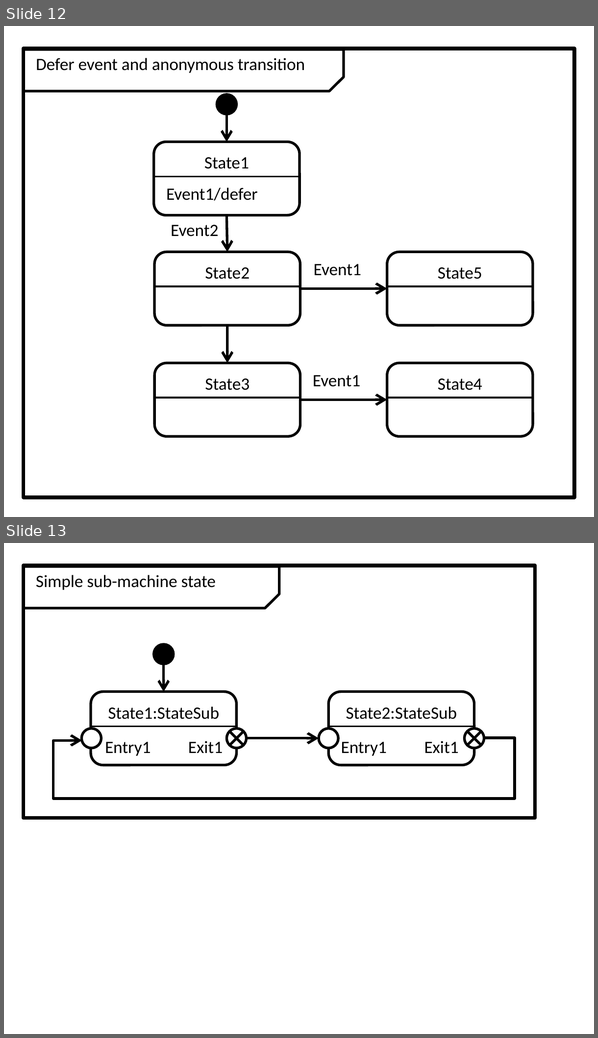
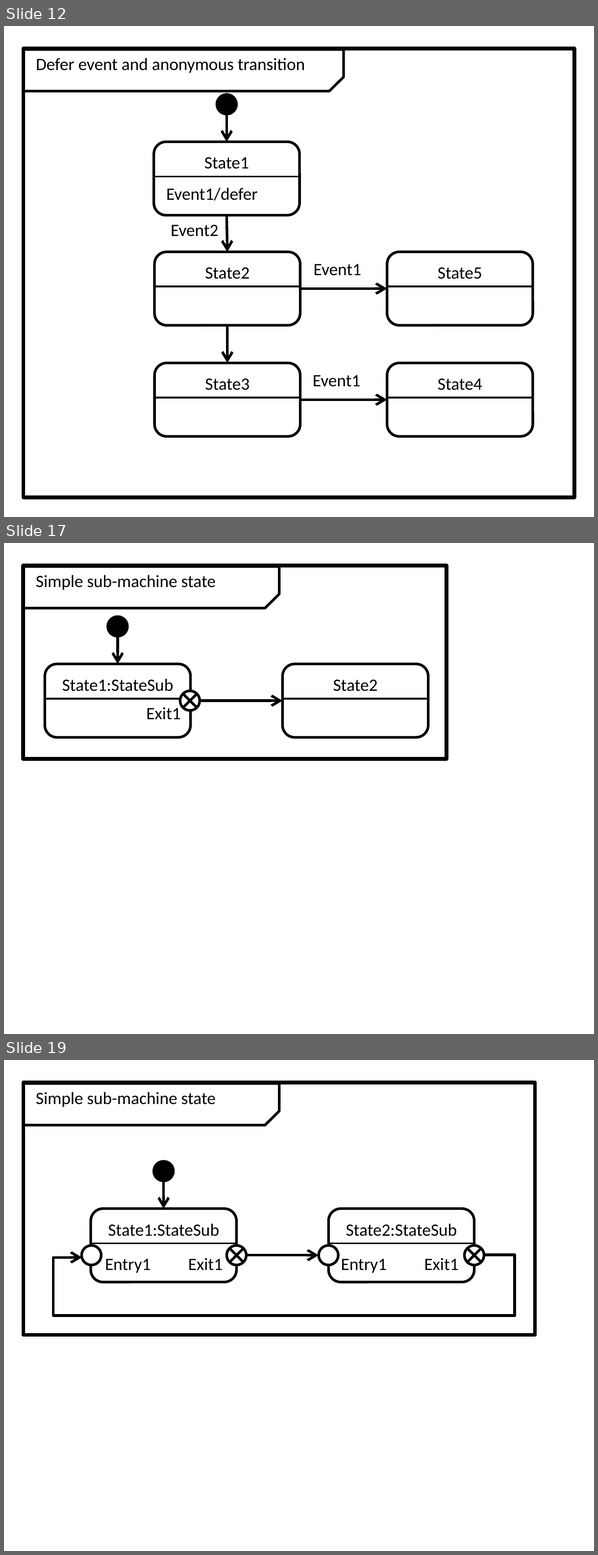
Before and after one commit to redboltz/cpp_sample, a slide deck: boost_training/msm/fig.pptx. Shown one above the other, each under a label of ours: slides 12 and 13 before the commit, slides 12, 17 and 19 after it; the slides between them are not shown. The pictures are 598x1038 and 598x1555 pixels, drawn with LibreOffice and Linux fonts; fonts in the diff are those of the drawing. Boxes give left, top, right and bottom in pixels: in the first picture for what was removed or moved away, otherwise in the second. Text is boxed around its words. In the diff, an @@ line names an element or a change of style, - is before the commit and + after.

Commit message:
Modified sub state machine diagrams.

```diff
--- a/boost_training/msm/fig.pptx
+++ b/boost_training/msm/fig.pptx
@@ slide 17 added at bbox=[4, 543, 594, 1034], background #FFFFFF @@
@@ rectangle added at bbox=[23, 566, 445, 759], outline #000000 2.25 pt @@
@@ snip rect added at bbox=[23, 567, 278, 608], outline #000000 1.5 pt @@
@@ text added at bbox=[36, 575, 216, 590], 10 pt, text #000000 @@
+Simple sub-machine state
@@ ellipse added at bbox=[107, 617, 127, 637], fill #000000, outline #000000 1.5 pt @@
@@ arrow added from (118, 637) to (118, 664), #000000 1.5 pt @@
@@ rounded rectangle added at bbox=[45, 664, 191, 738], outline #000000 1.5 pt, 10 pt, text #000000 @@
+State1:StateSub
@@ rounded rectangle added at bbox=[282, 664, 428, 738], outline #000000 1.5 pt, 10 pt, text #000000 @@
+State2
@@ line added from (45, 699) to (190, 699), #000000 1 pt @@
@@ ellipse added at bbox=[180, 691, 200, 712], fill #FFFFFF, outline #000000 1.5 pt @@
@@ line added from (182, 694) to (198, 708), #000000 1.5 pt @@
@@ line added from (198, 694) to (182, 708), #000000 1.5 pt @@
@@ arrow added from (200, 700) to (282, 700), #000000 1.5 pt @@
@@ line added from (283, 699) to (427, 699), #000000 1 pt @@
@@ text added at bbox=[146, 705, 180, 720], 10 pt, text #000000 @@
+Exit1
@@ what was slide 13 is now slide 19 @@
```
Also in this commit, not shown: 5 other slides added, 9 other files.
